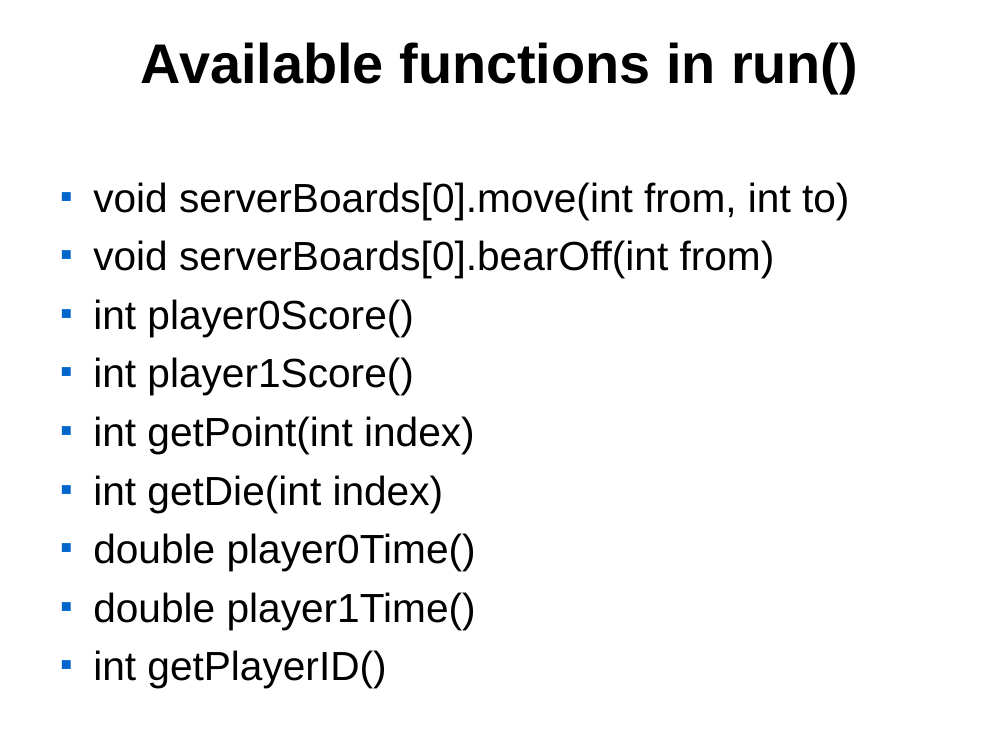
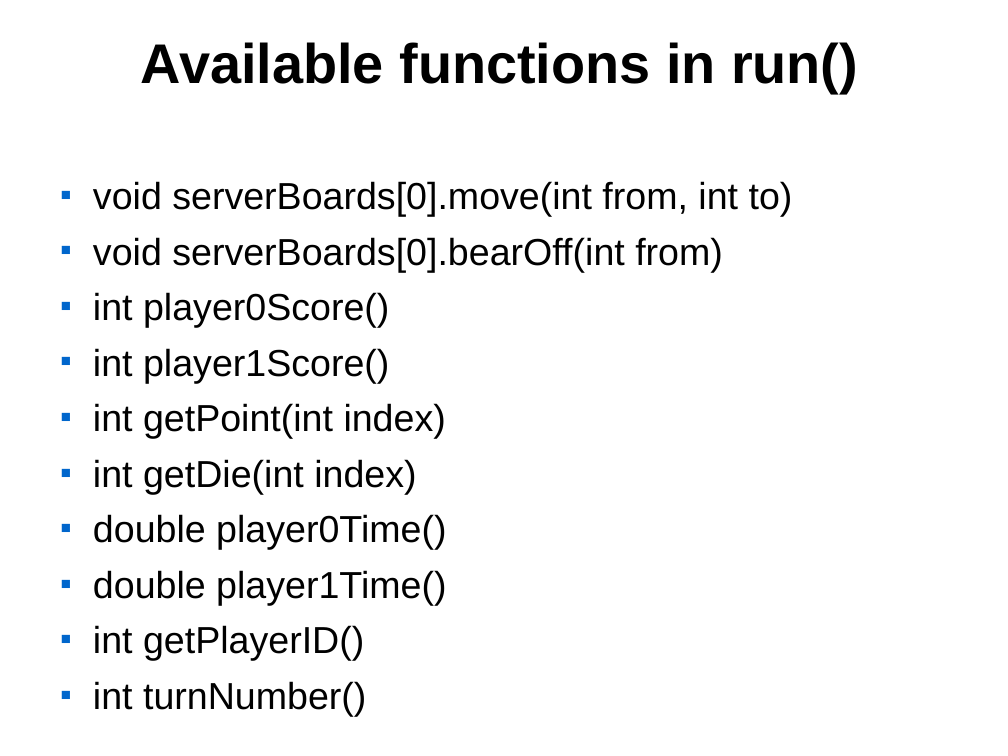
Before and after one commit to cansukockopru/cs347backgammon, a slide deck: slide 10 of Framework.ppt. Drawn at 1008x756 pixels with LibreOffice and Linux fonts; fonts in the diff are those of the drawing; background and template pictures are left out. Boxes give left, top, right and bottom in pixels: in the first picture for what was removed or moved away, otherwise in the second. Text is boxed around its words. In the diff, an @@ line names an element or a change of style, - is before the commit and + after.

```diff
--- a/Framework.ppt
+++ b/Framework.ppt
@@ text at (93, 181, 793, 661): size 32 to 29.6 pt @@
@@ text at (93, 681, 366, 717): paragraph added @@
+■ int turnNumber()
```
Also in this commit, not shown: 2 other slides changed, 1 other file.
